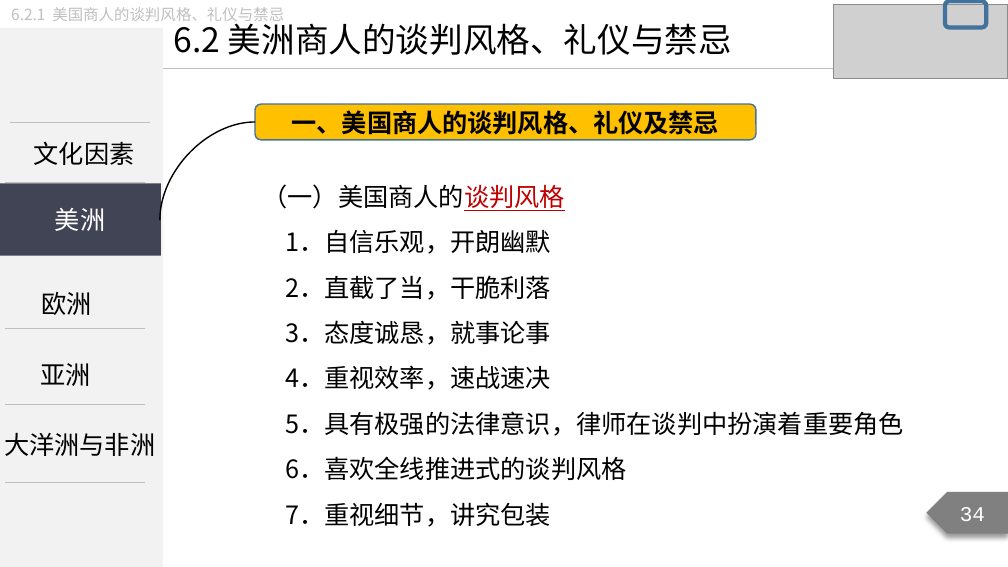
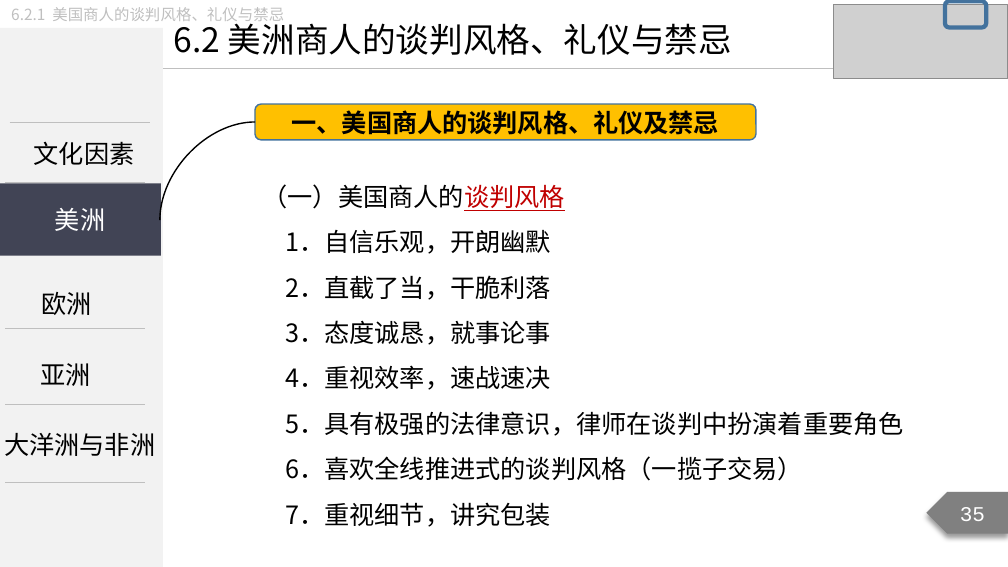
Before and after one commit to Call-me-zhy/tangtang, a slide deck: slide 35 of 3 国际商务谈判/课件/国际商务谈判精讲9.pptx (slide 34 before the commit). Drawn at 1008x567 pixels with LibreOffice and Linux fonts; fonts in the diff are those of the drawing; grey boxes stand for pictures. Boxes give left, top, right and bottom in pixels: in the first picture for what was removed or moved away, otherwise in the second. Text is boxed around its words. In the diff, an @@ line names an element or a change of style, - is before the commit and + after.

Commit message:
国际商务谈判精讲9修改

```diff
--- a/3 国际商务谈判/课件/国际商务谈判精讲9.pptx
+++ b/3 国际商务谈判/课件/国际商务谈判精讲9.pptx
@@ text at (x1=285, y1=456, x2=803, y2=481): text changed @@
-6．喜欢全线推进式的谈判风格
+6．喜欢全线推进式的谈判风格（一揽子交易）
@@ page number at (x1=960, y1=507, x2=985, y2=521): text changed @@
-34
+35
```
Also in this commit, not shown: 49 other slides changed, 3 slides added, 1 slide removed, 11 other files.
